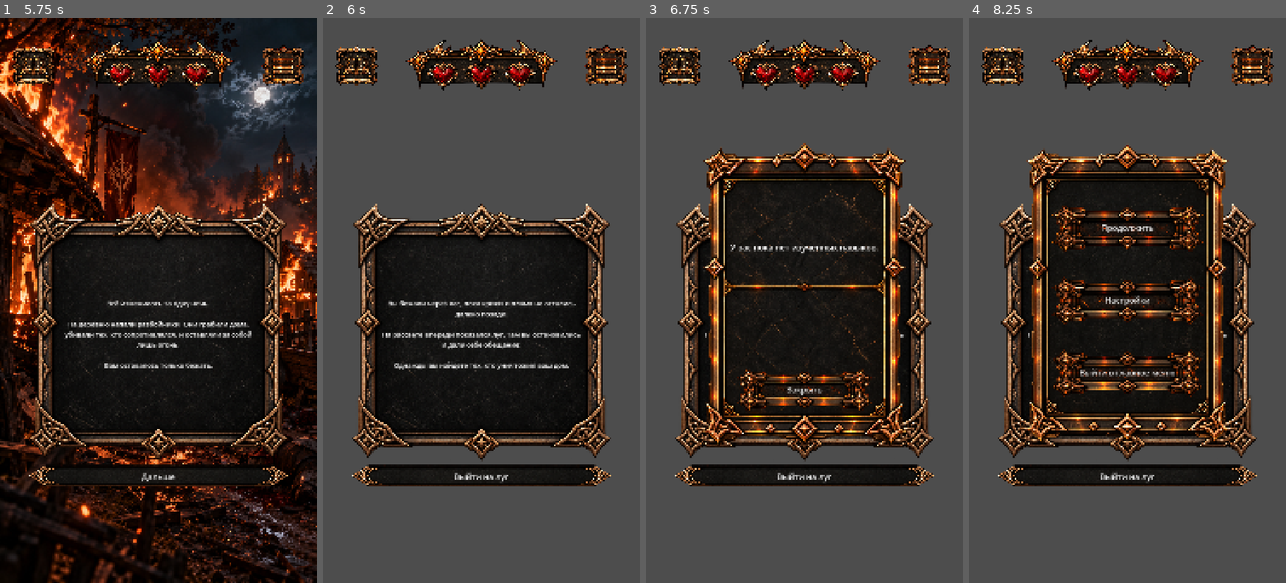
Above: before the commit, frames 1-4 (left to right).
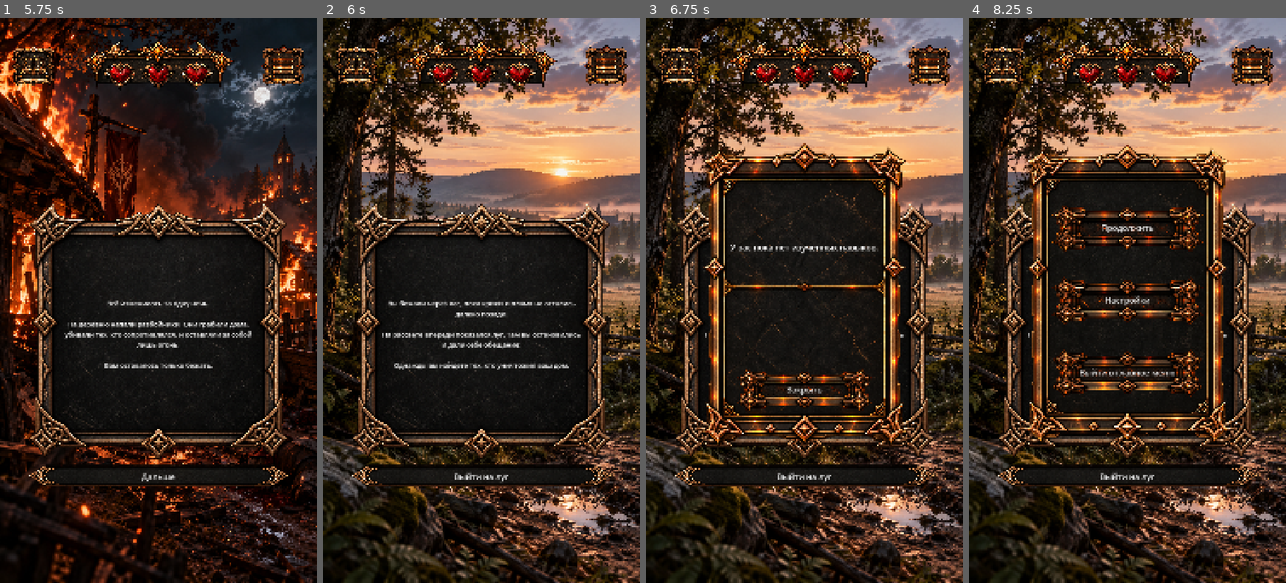
Above: after the commit, the same moments.

Repository: SayentLY/Alfheim
Game: Godot game, scene res://scenes/main_menu.tscn
Same seed, same stepped clock (60 frames per second), same inputs: the game is played once before the commit and once after it.
Inputs (mouse positions are in pixels of both pictures, inside the frame that each line leads up to):
- Up to frame 1 (5.75 s): click "Новая игра" at 0.5 s; click "Дальше" at 1.25 s; click (34, 68) at 2 s; click "Закрыть" at 2.75 s; click "Дальше" at 3.5 s; click (34, 68) at 4.25 s; click "Закрыть" at 5 s
- Up to frame 2 (6 s): click "Дальше" at 5.75 s
- Up to frame 3 (6.75 s): click (680, 68) at 6.5 s
- Up to frame 4 (8.25 s): click "Закрыть" at 7.25 s; click (1251, 68) at 8 s

Frame 1 is identical in both runs. In frame 2, 58% of the frame differs, in the area x 0-100%, y 0-100%; in frame 3, 52%; in frame 4, 52%.

Commit message:
Wire five new Chapter I backgrounds to story events

Diff:
--- a/scripts/chapter_one.gd
+++ b/scripts/chapter_one.gd
@@ -26,6 +26,11 @@
 var home_village_day_texture: Texture2D = preload("res://assets/ui/home_village_day.png")
 var home_forge_day_texture: Texture2D = preload("res://assets/ui/home_forge_day.png")
 var home_village_burning_night_texture: Texture2D = preload("res://assets/ui/home_village_burning_night.png")
+var forest_escape_dawn_texture: Texture2D = preload("res://assets/ui/forest_escape_dawn.png")
+var meadow_morning_texture: Texture2D = preload("res://assets/ui/meadow_morning.png")
+var crossroads_morning_texture: Texture2D = preload("res://assets/ui/crossroads_morning.png")
+var new_village_outskirts_day_texture: Texture2D = preload("res://assets/ui/new_village_outskirts_day.png")
+var forest_path_day_texture: Texture2D = preload("res://assets/ui/forest_path_day.png")
 
 var chapter_data: Dictionary
 var current_event_id: String
@@ -143,6 +148,21 @@
 		"prologue_raid":
 			background.texture = home_village_burning_night_texture
 			background.show()
+		"prologue_meadow":
+			background.texture = forest_escape_dawn_texture
+			background.show()
+		"meadow_start", "meadow_path", "meadow_cross":
+			background.texture = meadow_morning_texture
+			background.show()
+		"crossroads":
+			background.texture = crossroads_morning_texture
+			background.show()
+		"thief_encounter", "thief_ignore", "thief_nosy":
+			background.texture = forest_path_day_texture
+			background.show()
+		"boy_encounter", "boy_helped", "boy_ignored":
+			background.texture = new_village_outskirts_day_texture
+			background.show()
 		_:
 			# Для остальных событий фон будет добавляться по мере готовности арта.
 			background.hide()
